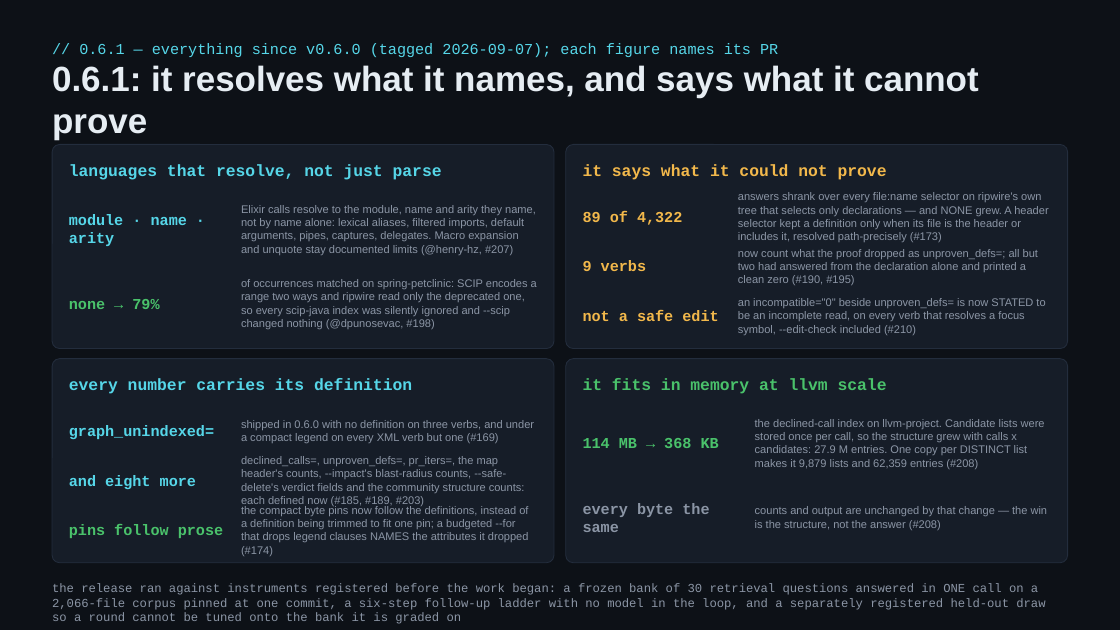
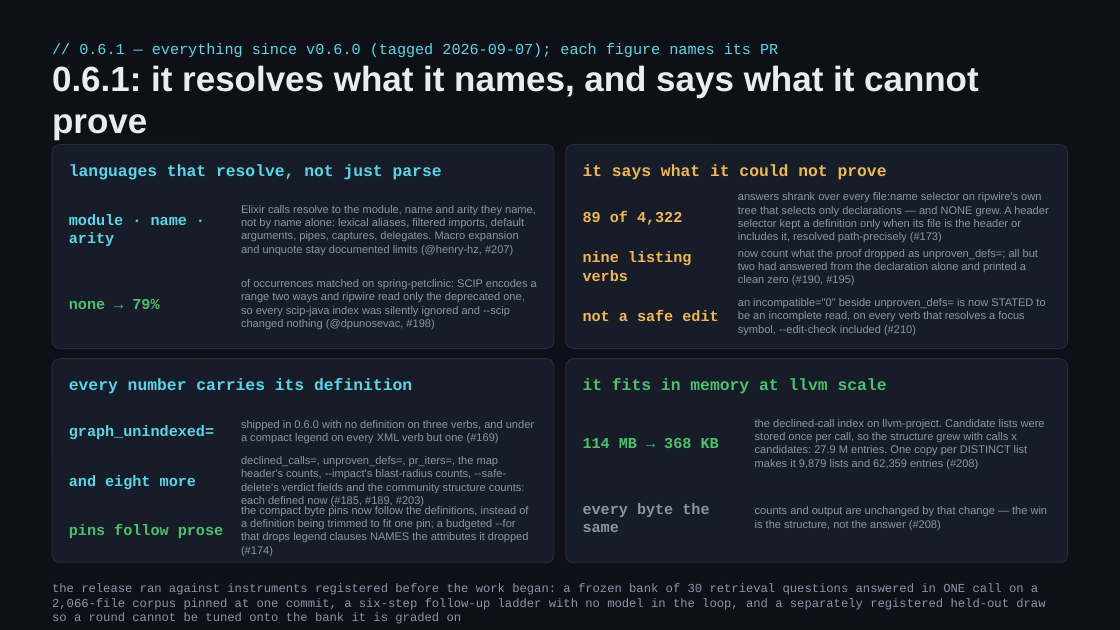
Before and after one commit to KilimcininKorOglu/ripwire, a slide deck: slide 10 of present/ripwire-showcase.pptx. Drawn at 1120x630 pixels with LibreOffice and Linux fonts; fonts in the diff are those of the drawing. Boxes give left, top, right and bottom in pixels: in the first picture for what was removed or moved away, otherwise in the second. Text is boxed around its words. In the diff, an @@ line names an element or a change of style, - is before the commit and + after.

```diff
--- a/present/ripwire-showcase.pptx
+++ b/present/ripwire-showcase.pptx
@@ text at [583, 251, 692, 281]: text changed @@
-9 verbs
+nine listing verbs
```
Also in this commit, not shown: 1 other file.
